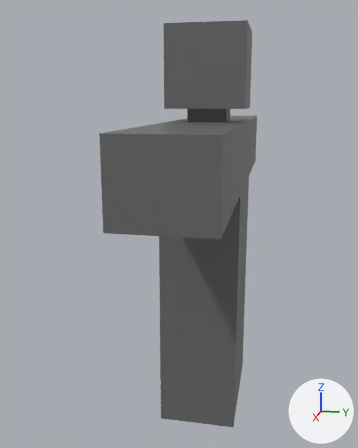
What one commit did to the glTF model resources/models/Character.glb.
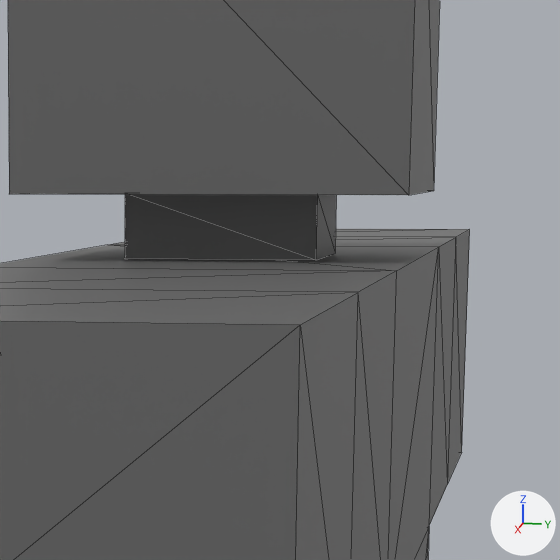
Old and new are each drawn whole from a camera (50 mm lens) standing at (2.513, 0.348, 1.592) and looking at (0.029, -0.148, 0.971) and again close up on the part from 45% to 77% of the width and 15% to 41% of the height. The axes (+X, +Y, +Z) are drawn at lower right. The lights are the same throughout. The close-ups show mesh edges as thin lines. Vertices at the same position are counted once.
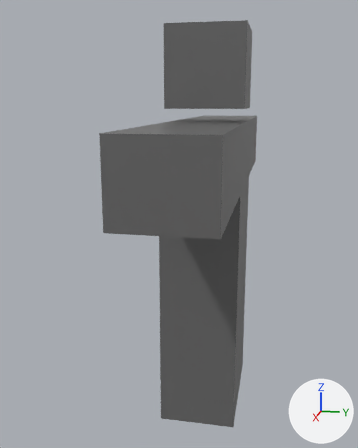
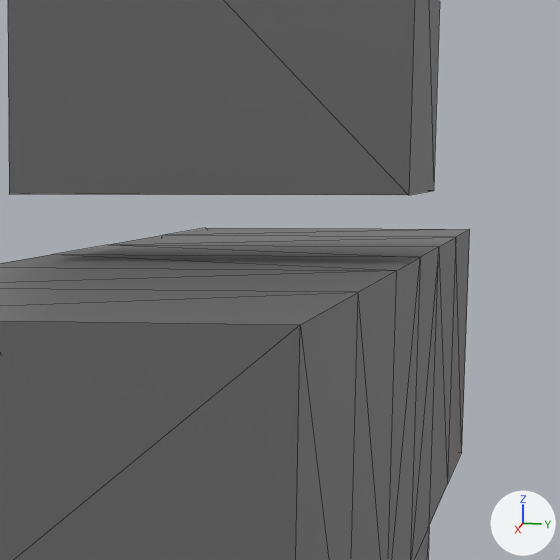
The newer file is also turned or shifted as a whole; pictures and numbers use the older file's frame.

Pixel boxes [x1, y1, x2, y2] of what changed, in the close-ups (560 x 560 px):
'Cube.001', reshaped: [0, 0, 470, 560] in both
'Cube.003', deleted (black): before [125, 194, 336, 260]
part 1 of me_cube, built on: [0, 245, 439, 560] in both

What changed in the scene script:
```text
Change mat_character:
    add n3 = _N.new('ShaderNodeMix'); n3.name = 'Mix'
    add n3.data_type = 'RGBA'
    add n3.blend_type = 'MULTIPLY'
    add n3.inputs[0].default_value = 1.0  # 'Factor'
    add n4 = _N.new('ShaderNodeVertexColor'); n4.name = 'Color Attribute'
    where n2 = _N.new('ShaderNodeTexImage'); n2.name = 'Image Texture'
    where n0 = _N.new('ShaderNodeBsdfPrincipled'); n0.name = 'Principled BSDF'
    remove _L.new(n2.outputs[0], n0.inputs[0])  # 'Color' to 'Base Color'
    add _L.new(n3.outputs[2], n0.inputs[0])  # 'Result' to 'Base Color'
    add _L.new(n4.outputs[0], n3.inputs[7])  # 'Color' to 'B'
    add _L.new(n2.outputs[0], n3.inputs[6])  # 'Color' to 'A'
Change me_cube:
    used by ob_cube_001; location = (0.0, 0.0, 1.25)
    remove me_cube.from_pydata(...)  # 55 vertices, 102 faces; spans x -1.06..1.06, y -0.19..0.19, z -1.25..0.69
    add me_cube.from_pydata(...)  # 58 vertices, 108 faces; spans x -1.06..1.06, y -0.19..0.19, z -1.25..0.69
    me_cube part 1
    7 faces are deleted
    3 vertices are added at (0.0, 0.19, 0.25), (0.0, -0.19, 0.25), (0.0, 0.19, -0.06)
    13 new faces join them
Remove ob_cube_003:
    ob_cube_003 = bpy.data.objects.new('Cube.003', me_cube_003)
    ob_cube_003.location = (0.0, 0.0, 1.25)
```
